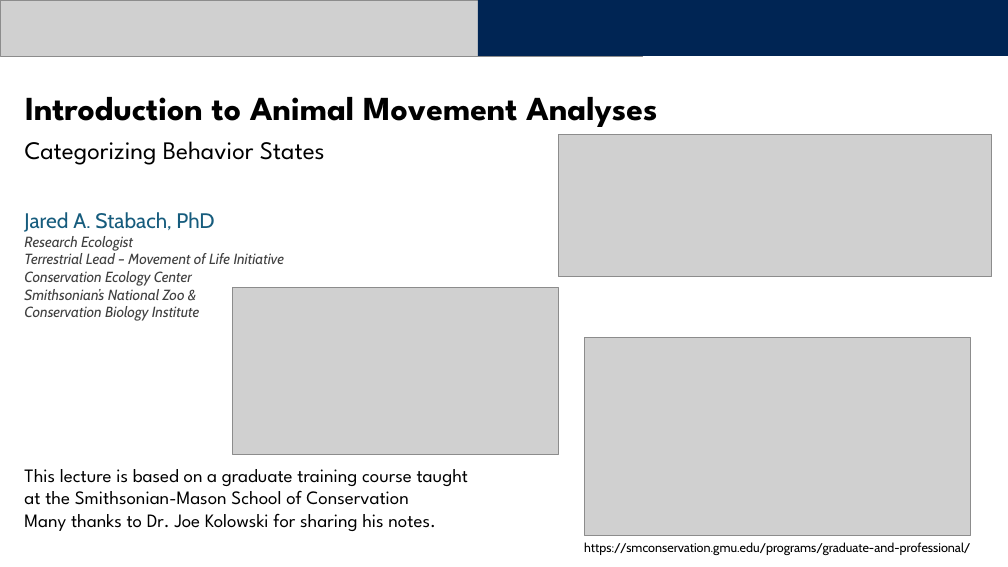
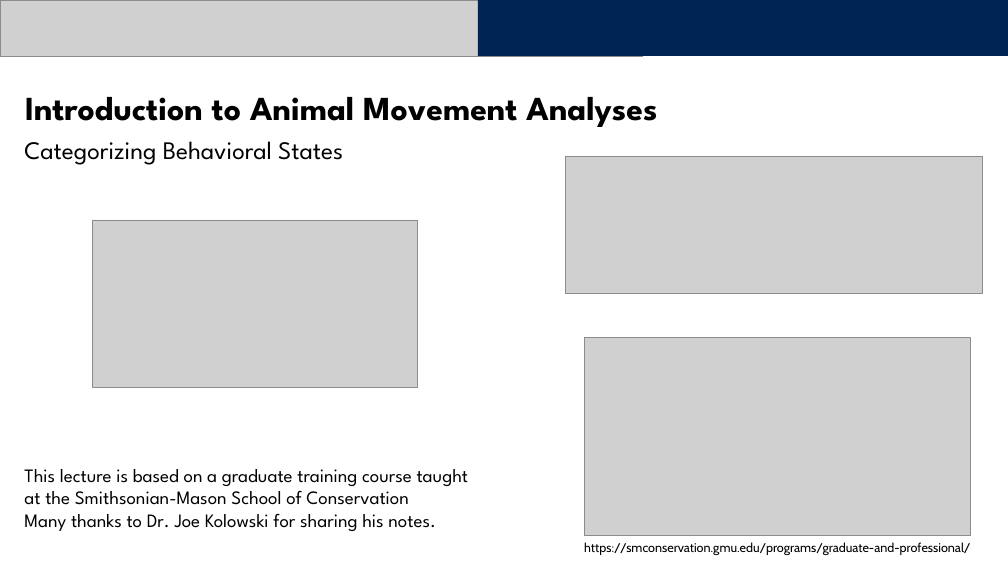
Before and after one commit to Animal-Movements/China_2026, a slide deck: slide 1 of Day5_BehaviourAnalysis_PT2/Presentation/2_IntroAnimalMovements_HMMs.pptx. Drawn at 1008x567 pixels with LibreOffice and Linux fonts; fonts in the diff are those of the drawing; grey boxes stand for pictures. Boxes give left, top, right and bottom in pixels: in the first picture for what was removed or moved away, otherwise in the second. Text is boxed around its words. In the diff, an @@ line names an element or a change of style, - is before the commit and + after.

```diff
--- a/Day5_BehaviourAnalysis_PT2/Presentation/2_IntroAnimalMovements_HMMs.pptx
+++ b/Day5_BehaviourAnalysis_PT2/Presentation/2_IntroAnimalMovements_HMMs.pptx
@@ text at bbox=[24, 141, 343, 165]: text changed @@
-Categorizing Behavior States
+Categorizing Behavioral States
@@ picture: place and size @@
-picture at bbox=[558, 135, 992, 277]
+picture at bbox=[566, 157, 983, 293]
@@ text removed at bbox=[24, 212, 285, 321] @@
-Jared A. Stabach, PhD
-Research Ecologist
-Terrestrial Lead – Movement of Life Initiative
-Conservation Ecology Center
-Smithsonian’s National Zoo &
-Conservation Biology Institute
@@ picture: place and size @@
-picture at bbox=[233, 287, 558, 454]
+picture at bbox=[93, 220, 418, 387]
```
Also in this commit, not shown: 4 other slides changed, 4 slides added, 1 other file.
